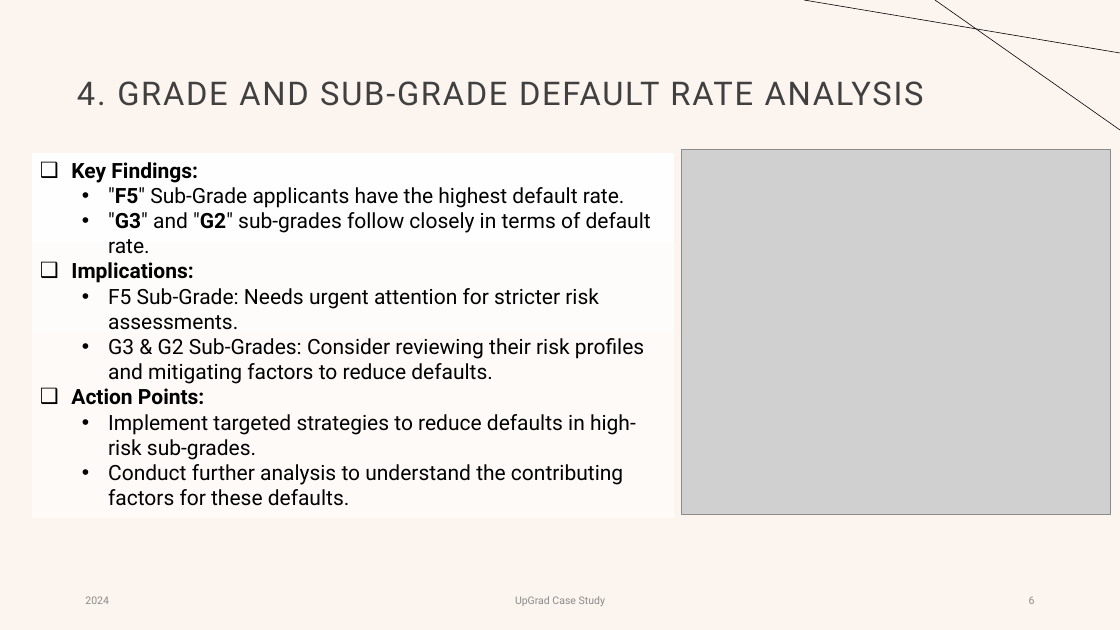
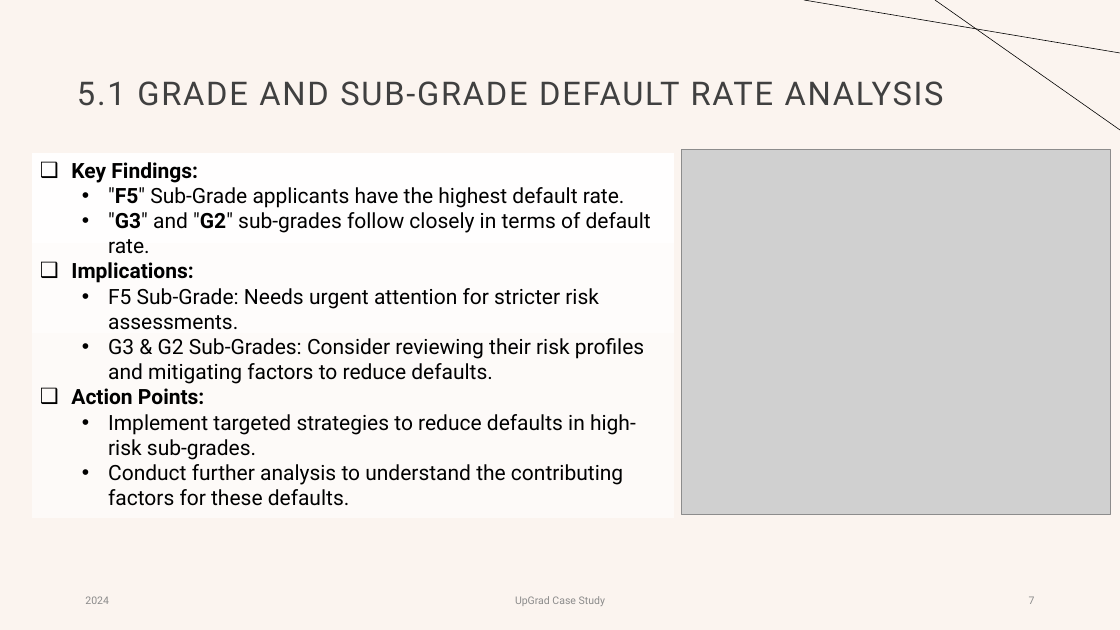
Before and after one commit to gowthambavireddy/LendingClubPratice, a slide deck: slide 7 of Lending Club Case study.pptx (slide 6 before the commit). Drawn at 1120x630 pixels with LibreOffice and Linux fonts; fonts in the diff are those of the drawing; grey boxes stand for pictures. Boxes give left, top, right and bottom in pixels: in the first picture for what was removed or moved away, otherwise in the second. Text is boxed around its words. In the diff, an @@ line names an element or a change of style, - is before the commit and + after.

```diff
--- a/Lending Club Case study.pptx
+++ b/Lending Club Case study.pptx
@@ title at (x1=77, y1=81, x2=944, y2=106): text changed @@
-4. GRADE AND SUB-GRADE DEFAULT RATE ANALYSIS
+5.1 GRADE AND SUB-GRADE DEFAULT RATE ANALYSIS
@@ page number at (x1=1029, y1=596, x2=1035, y2=604): text changed @@
-6
+7
```
Also in this commit, not shown: 9 other slides changed, 6 slides added.
